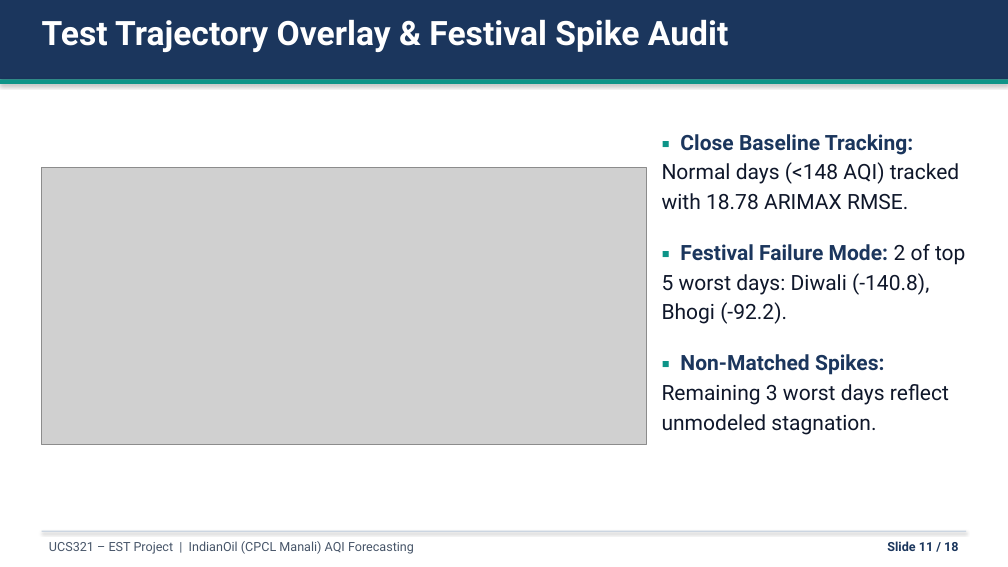
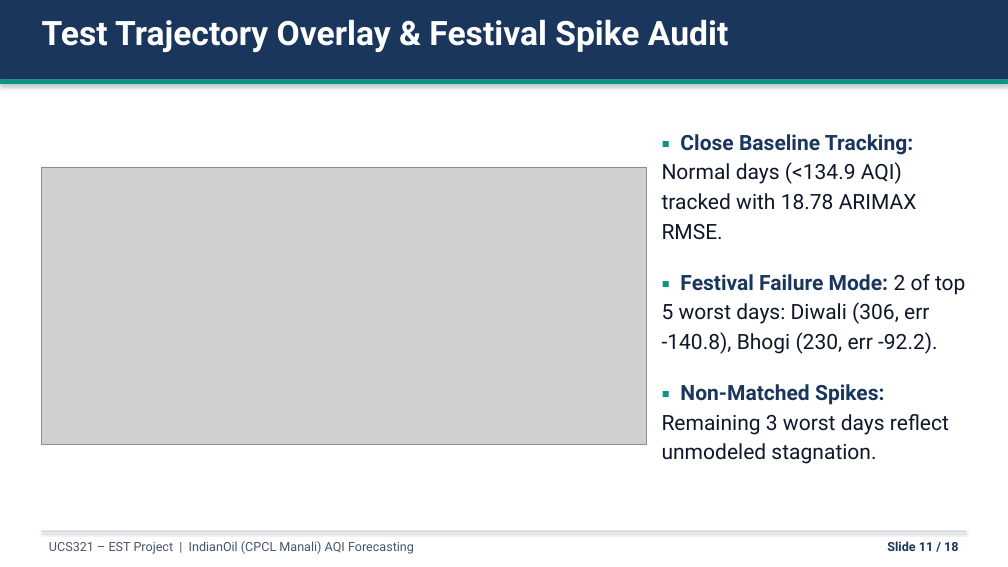
Before and after one commit to arush-saini-codes/INDIAN_OIL_AQI-AI_FOR_ENGINEERS-, a slide deck: slide 11 of Presentation/UCS321_AQI_Forecasting.pptx. Drawn at 1008x567 pixels with LibreOffice and Linux fonts; fonts in the diff are those of the drawing; grey boxes stand for pictures. Boxes give left, top, right and bottom in pixels: in the first picture for what was removed or moved away, otherwise in the second. Text is boxed around its words. In the diff, an @@ line names an element or a change of style, - is before the commit and + after.

```diff
--- a/Presentation/UCS321_AQI_Forecasting.pptx
+++ b/Presentation/UCS321_AQI_Forecasting.pptx
@@ text at [662,134,965,354]: text changed @@
-▪ Close Baseline Tracking: Normal days (<148 AQI) tracked with 18.78 ARIMAX RMSE.
-▪ Festival Failure Mode: 2 of top 5 worst days: Diwali (-140.8), Bhogi (-92.2).
+▪ Close Baseline Tracking: Normal days (<134.9 AQI) tracked with 18.78 ARIMAX RMSE.
+▪ Festival Failure Mode: 2 of top 5 worst days: Diwali (306, err -140.8), Bhogi (230, err -92.2).
```
Also in this commit, not shown: 5 other slides changed, 25 other files.
